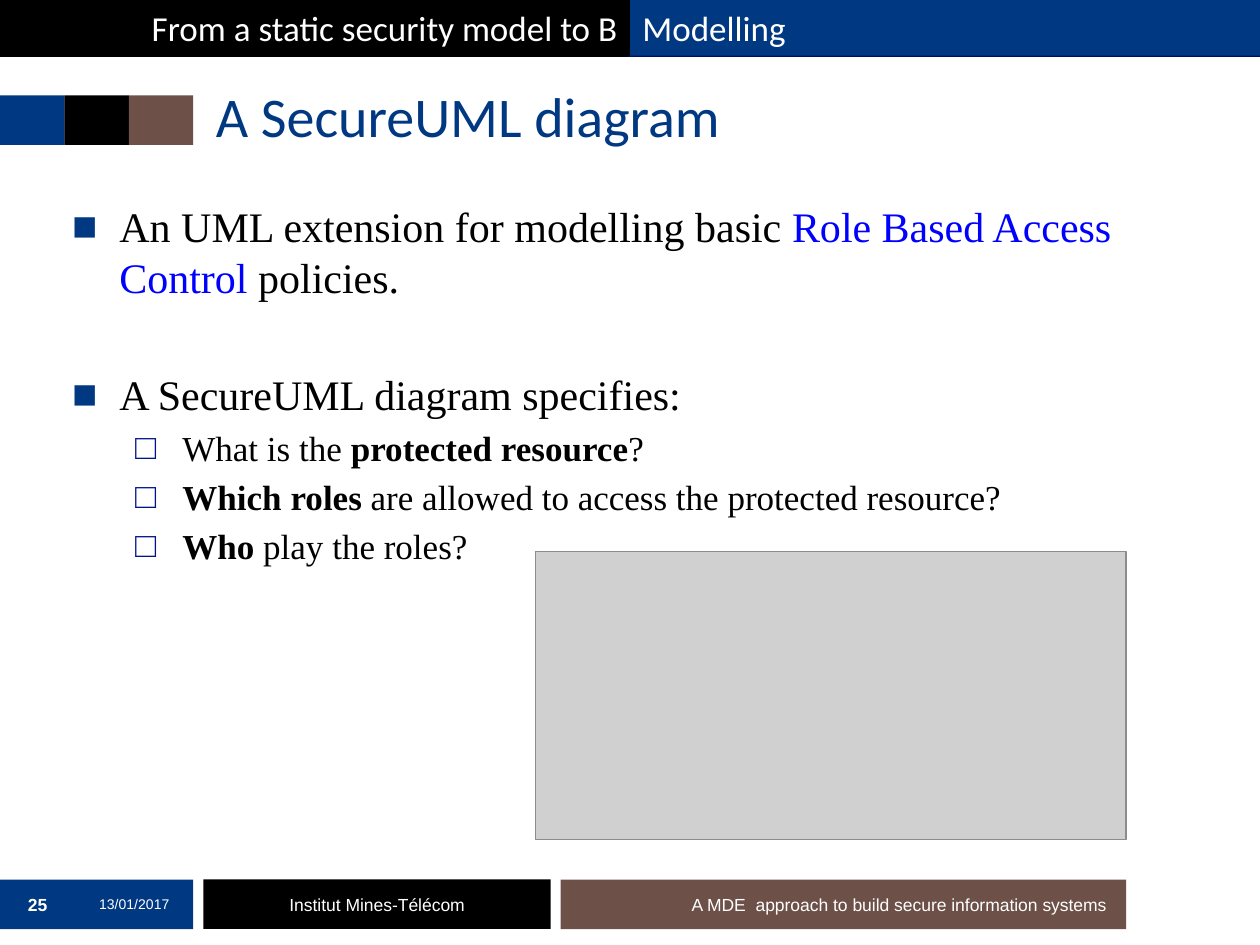
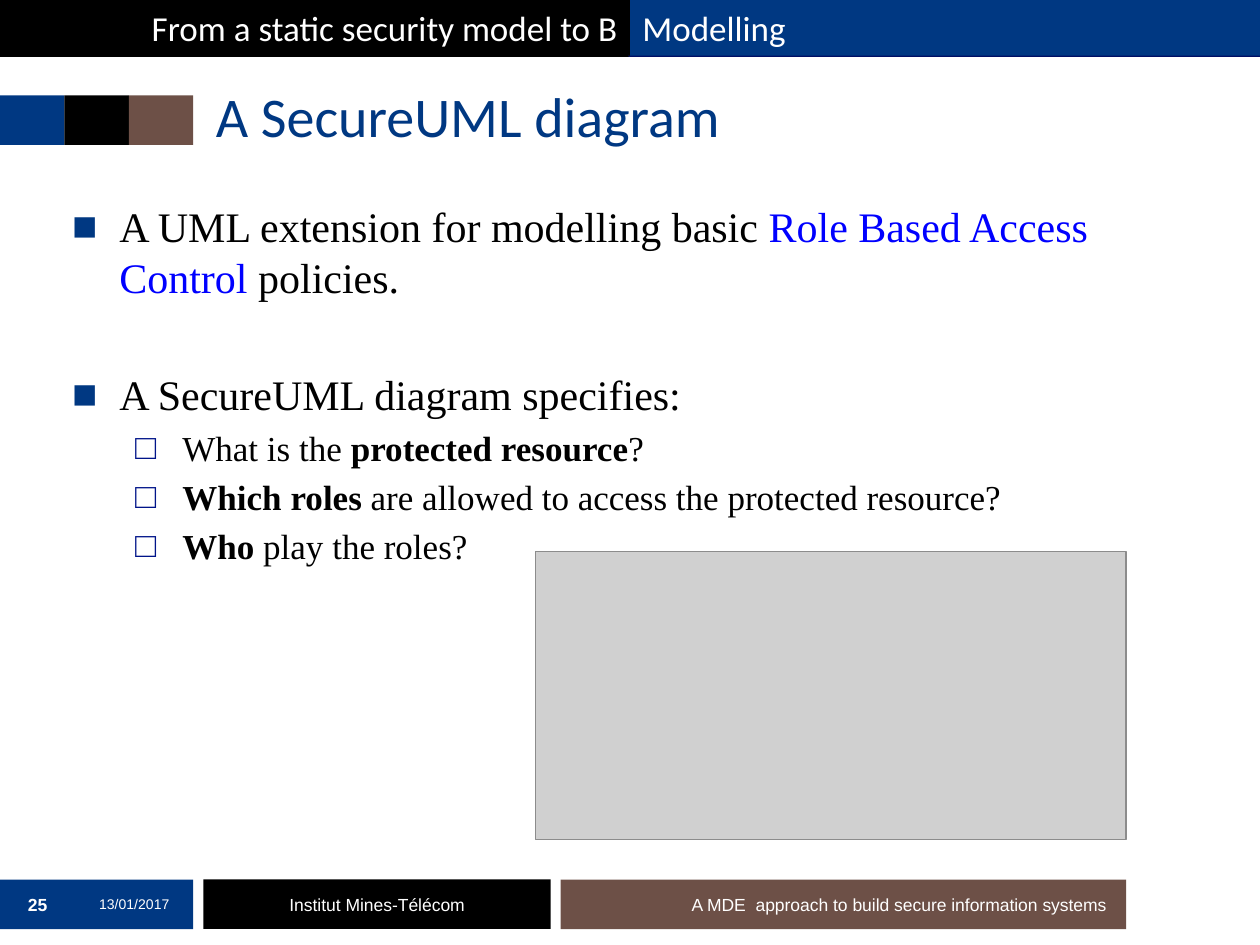
Before and after one commit to mai-ng/phdDefense, a slide deck: slide 25 of slides/presentation-defense.pptx. Drawn at 1260x945 pixels with LibreOffice and Linux fonts; fonts in the diff are those of the drawing; grey boxes stand for pictures; background and template pictures are left out. Boxes give left, top, right and bottom in pixels: in the first picture for what was removed or moved away, otherwise in the second. Text is boxed around its words. In the diff, an @@ line names an element or a change of style, - is before the commit and + after.

```diff
--- a/slides/presentation-defense.pptx
+++ b/slides/presentation-defense.pptx
@@ text at box(119, 212, 1088, 302): text changed @@
-■ An UML extension for modelling basic Role Based Access Control policies.
+■ A UML extension for modelling basic Role Based Access Control policies.
```
Also in this commit, not shown: 11 other slides changed.
